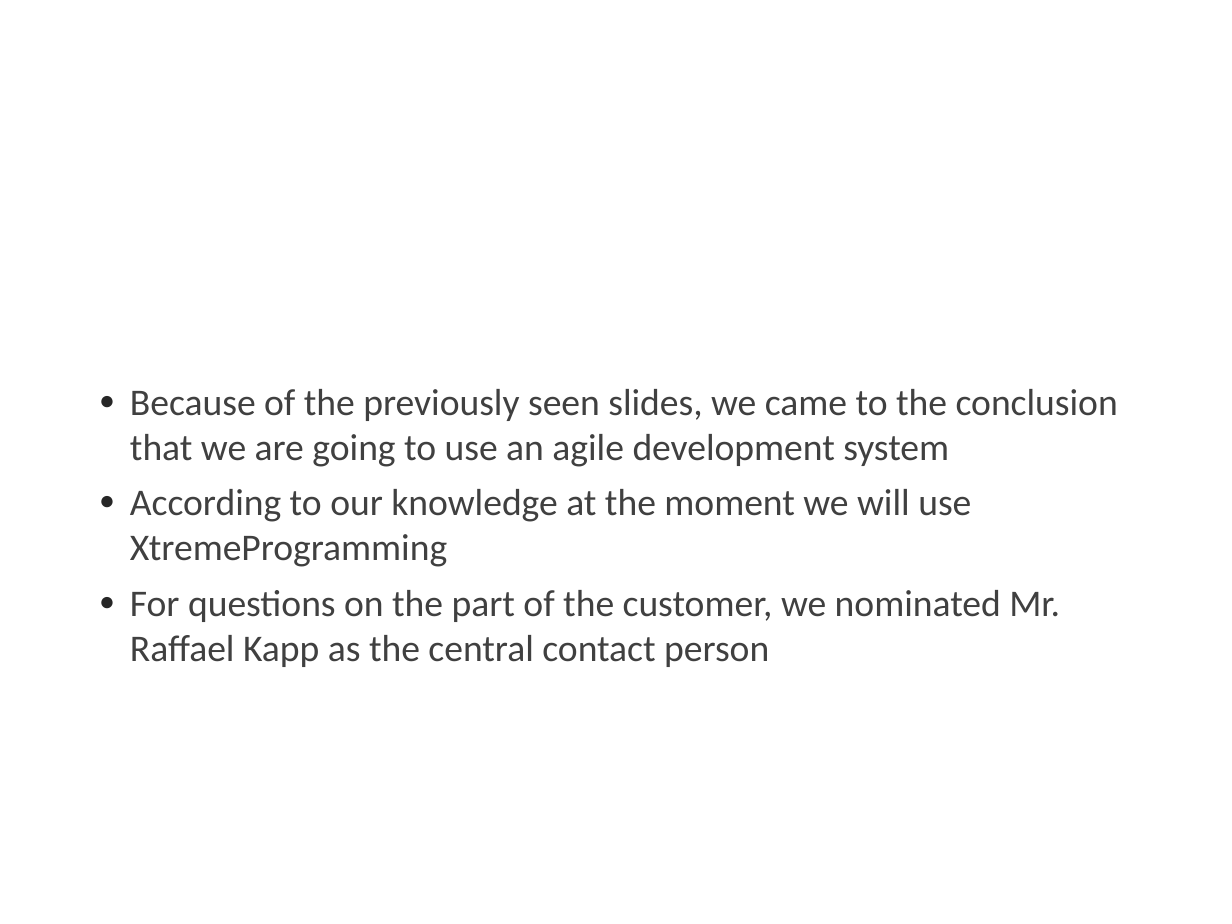
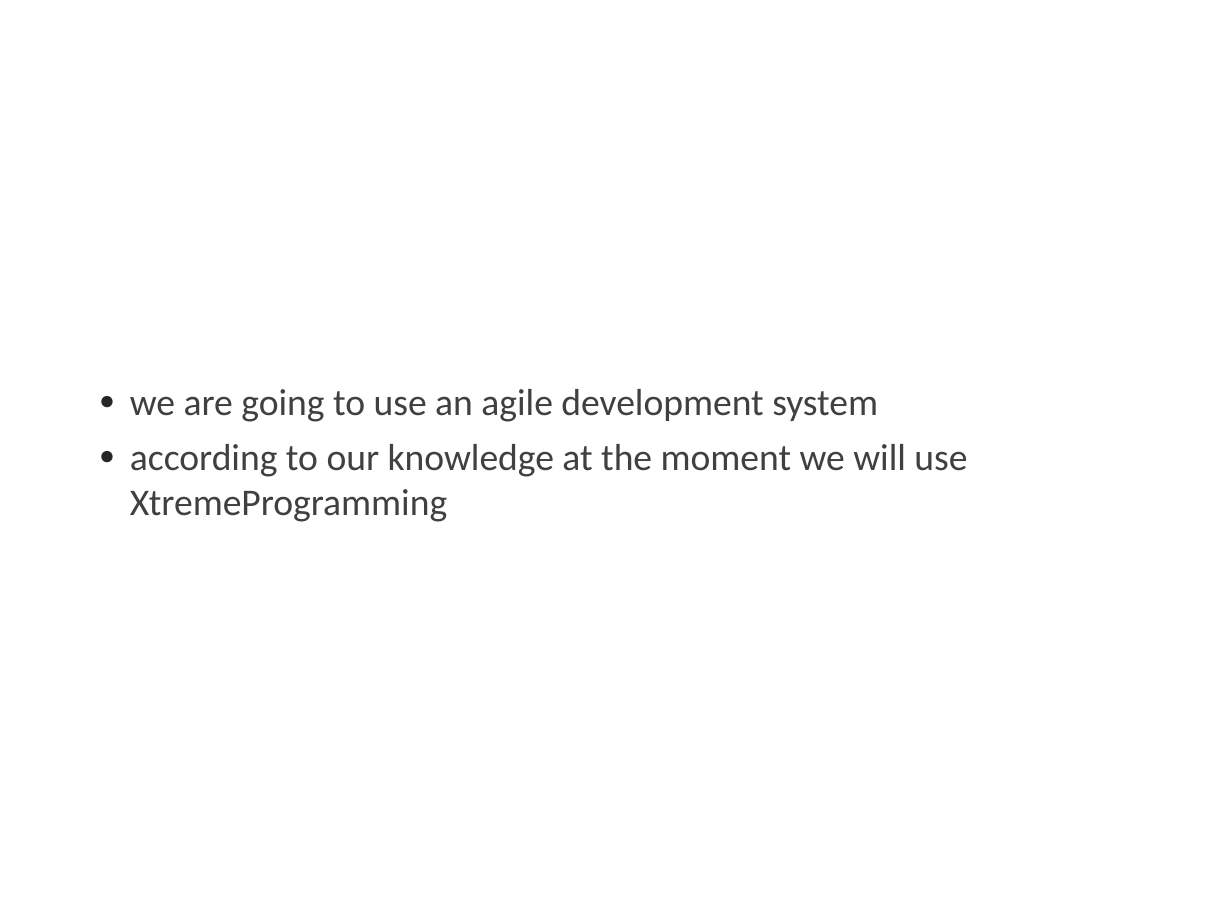
Before and after one commit to hirsp4/ch.bfh.btx8081.w2013.blue, a slide deck: slide 4 of ch.bfh.btx8081.w2013.blue/doc/task02/task02.pptx. Drawn at 1232x924 pixels with LibreOffice and Linux fonts; fonts in the diff are those of the drawing; background and template pictures are left out. Boxes give left, top, right and bottom in pixels: in the first picture for what was removed or moved away, otherwise in the second. Text is boxed around its words. In the diff, an @@ line names an element or a change of style, - is before the commit and + after.

```diff
--- a/ch.bfh.btx8081.w2013.blue/doc/task02/task02.pptx
+++ b/ch.bfh.btx8081.w2013.blue/doc/task02/task02.pptx
@@ text at (130, 389, 967, 522): text changed @@
-  ● Because of the previously seen slides, we came to the conclusion that we are going to use an agile development system
-  ● According to our knowledge at the moment we will use XtremeProgramming
-  ● For questions on the part of the customer, we nominated Mr. Raffael Kapp as the central contact person
+  ● we are going to use an agile development system
+  ● according to our knowledge at the moment we will use XtremeProgramming
```
Also in this commit, not shown: 3 other slides changed.
